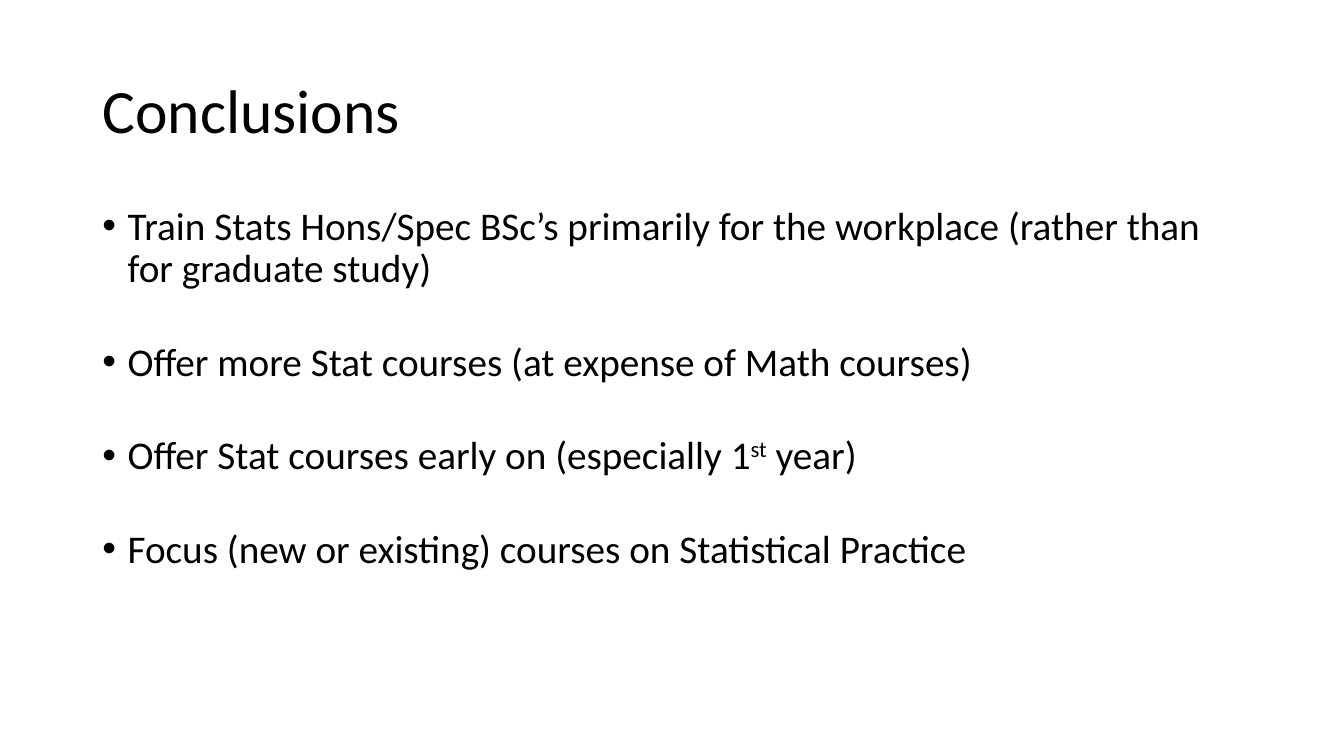
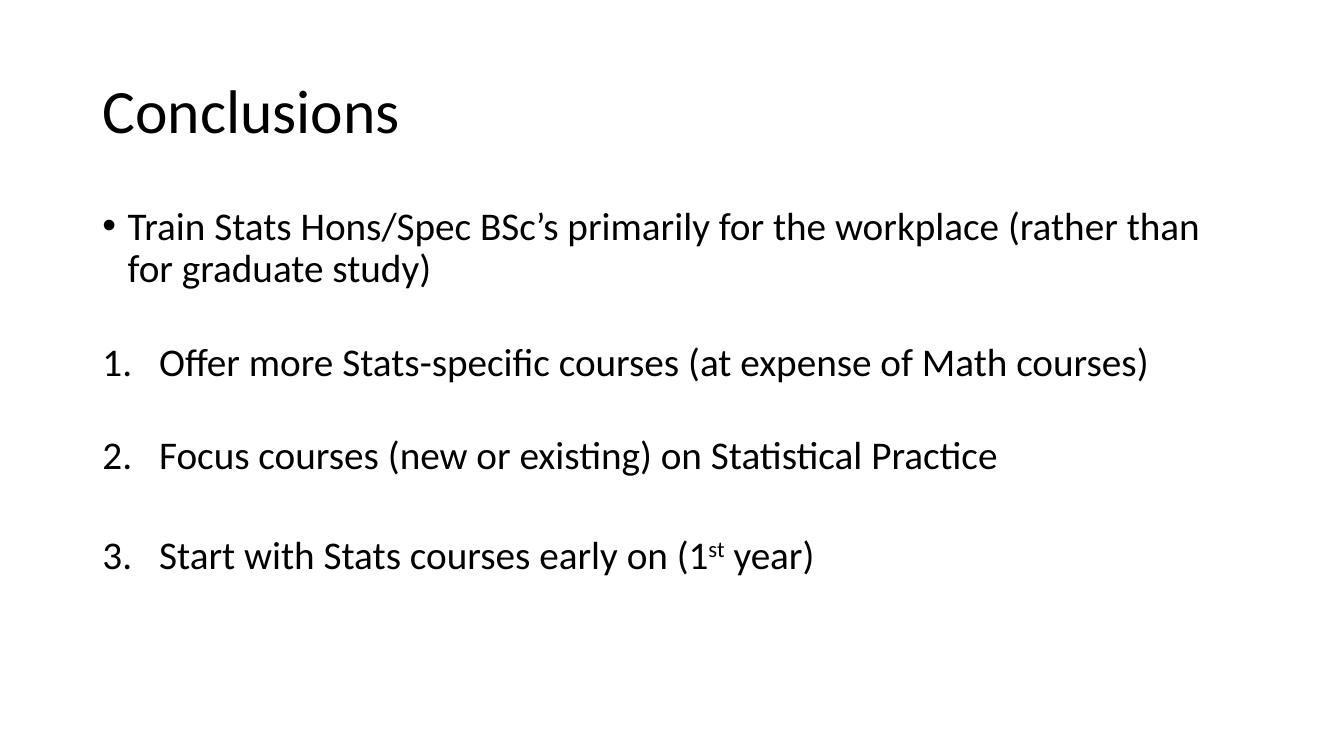
Before and after one commit to damouras/SoSC, a slide deck: slide 11 of Status fo Statistics Curricula.pptx. Drawn at 1344x756 pixels with LibreOffice and Linux fonts; fonts in the diff are those of the drawing. Boxes give left, top, right and bottom in pixels: in the first picture for what was removed or moved away, otherwise in the second. Text is boxed around its words. In the diff, an @@ line names an element or a change of style, - is before the commit and + after.

```diff
--- a/Status fo Statistics Curricula.pptx
+++ b/Status fo Statistics Curricula.pptx
@@ text at bbox=[159, 347, 1148, 576]: text changed @@
-• Offer more Stat courses (at expense of Math courses)
-• Offer Stat courses early on (especially 1st year)
-• Focus (new or existing) courses on Statistical Practice
+1. Offer more Stats-specific courses (at expense of Math courses)
+2. Focus courses (new or existing) on Statistical Practice
+3. Start with Stats courses early on (1st year)
```
Also in this commit, not shown: 2 other slides changed, 1 slide added, 4 other files.
